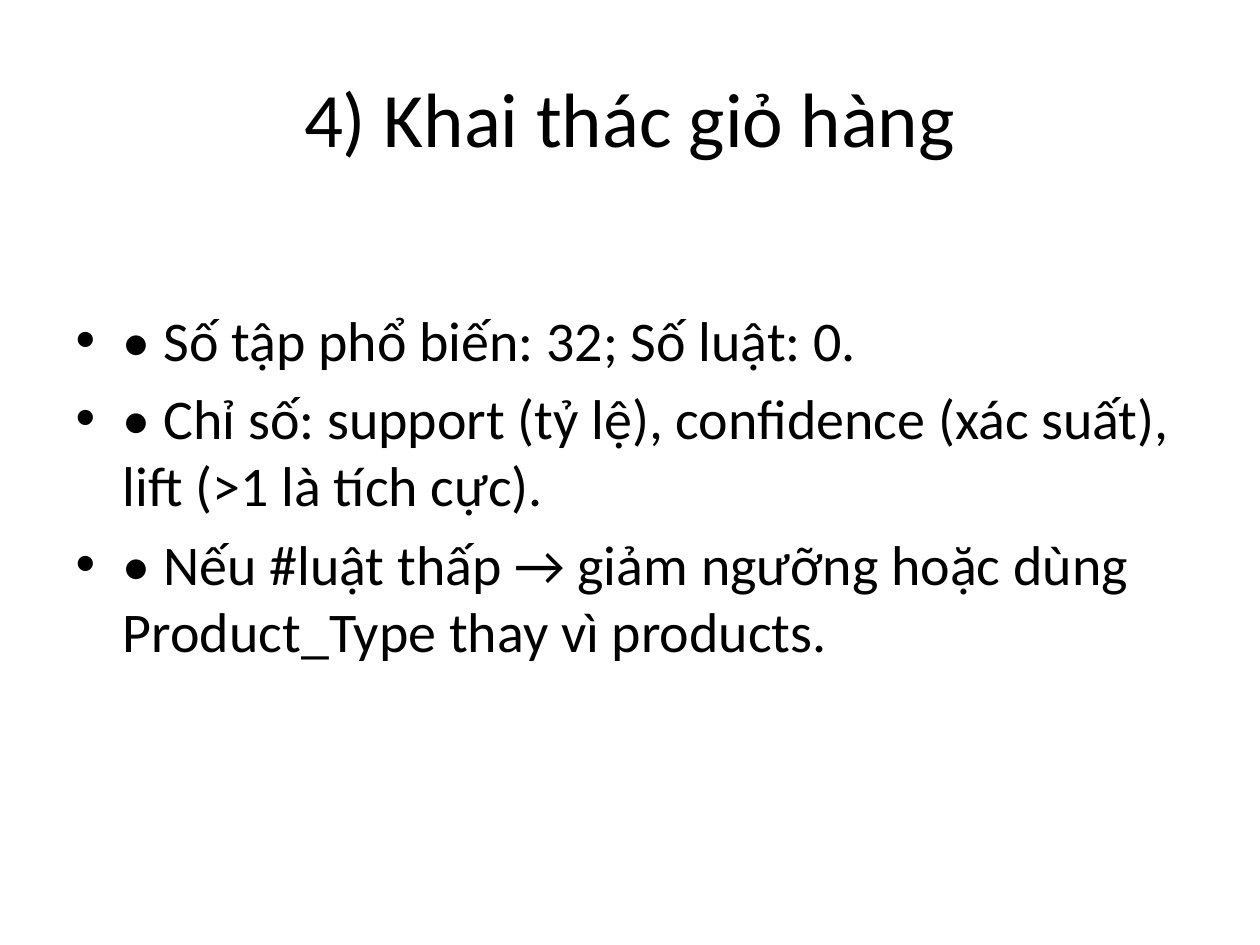
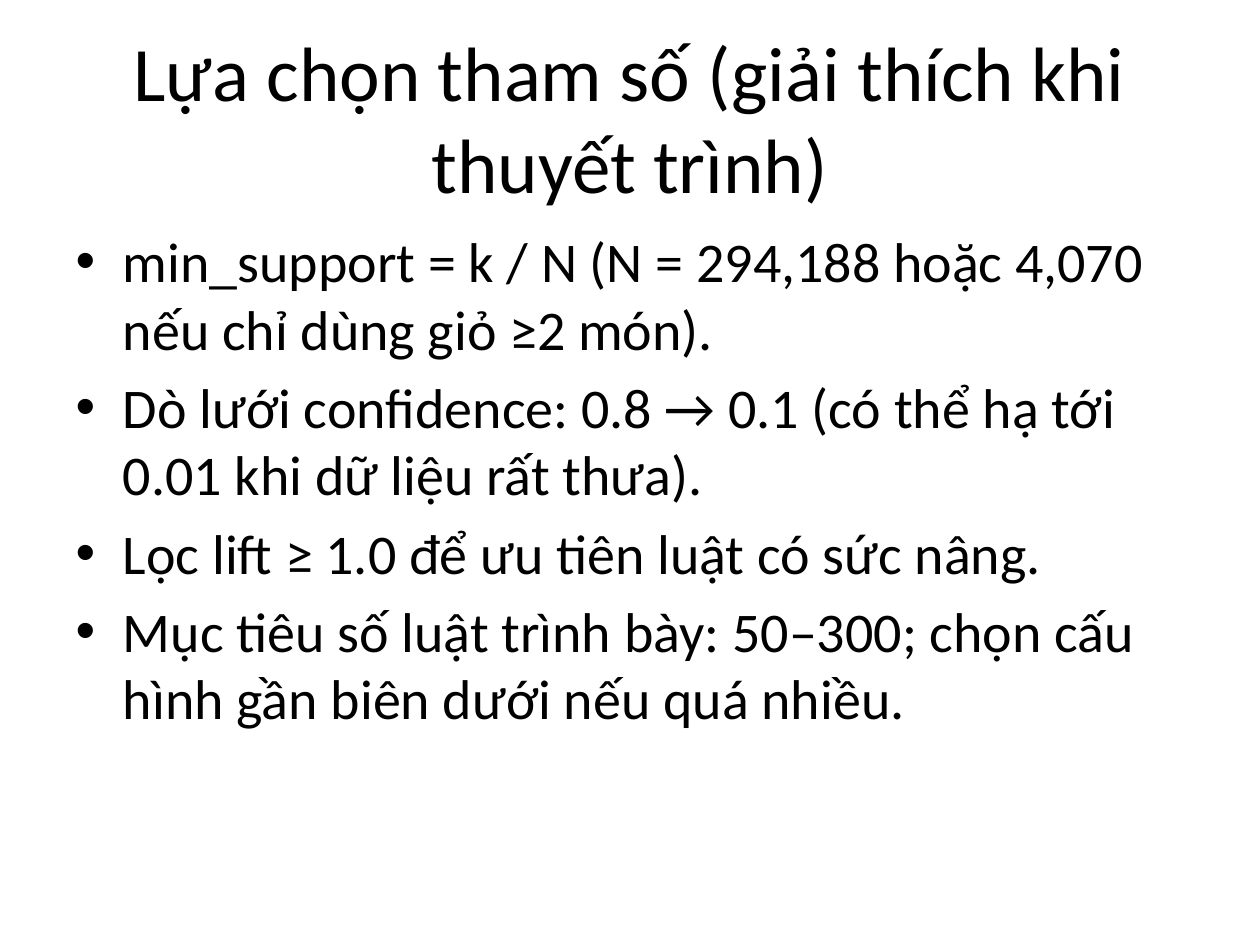
Before and after one commit to Binhchuoizzz/MSE, a slide deck: slide 7 of HomeWork/Ky 2/DAM501.8/Test & Project/Project/Project/Slide.pptx. Drawn at 1260x945 pixels with LibreOffice and Linux fonts; fonts in the diff are those of the drawing. Boxes give left, top, right and bottom in pixels: in the first picture for what was removed or moved away, otherwise in the second. Text is boxed around its words. In the diff, an @@ line names an element or a change of style, - is before the commit and + after.

```diff
--- a/HomeWork/Ky 2/DAM501.8/Test & Project/Project/Project/Slide.pptx
+++ b/HomeWork/Ky 2/DAM501.8/Test & Project/Project/Project/Slide.pptx
@@ title at (134,43,1124,206): text changed @@
-4) Khai thác giỏ hàng
+Lựa chọn tham số (giải thích khi thuyết trình)
@@ text at (123,241,1142,729): text changed @@
-• • Số tập phổ biến: 32; Số luật: 0.
-• • Chỉ số: support (tỷ lệ), confidence (xác suất), lift (>1 là tích cực).
-• • Nếu #luật thấp → giảm ngưỡng hoặc dùng Product_Type thay vì products.
+• min_support = k / N (N = 294,188 hoặc 4,070 nếu chỉ dùng giỏ ≥2 món).
+• Dò lưới confidence: 0.8 → 0.1 (có thể hạ tới 0.01 khi dữ liệu rất thưa).
+• Lọc lift ≥ 1.0 để ưu tiên luật có sức nâng.
+• Mục tiêu số luật trình bày: 50–300; chọn cấu hình gần biên dưới nếu quá nhiều.
```
Also in this commit, not shown: 12 slides added, 11 slides removed, 11 other files.
